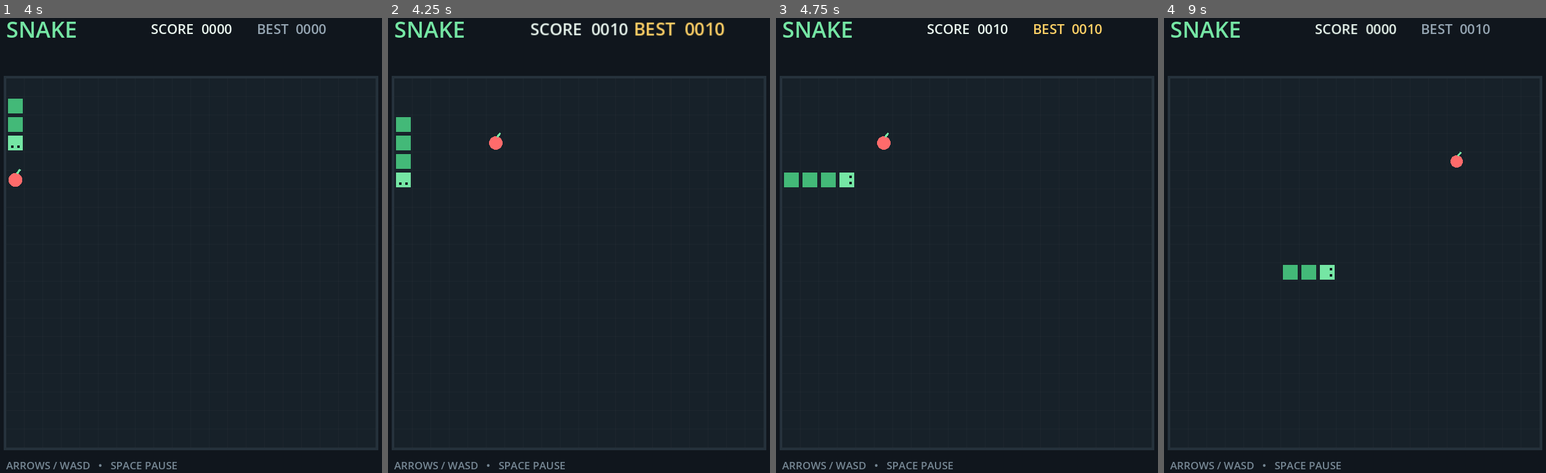
Above: before the commit, frames 1-4 (left to right).
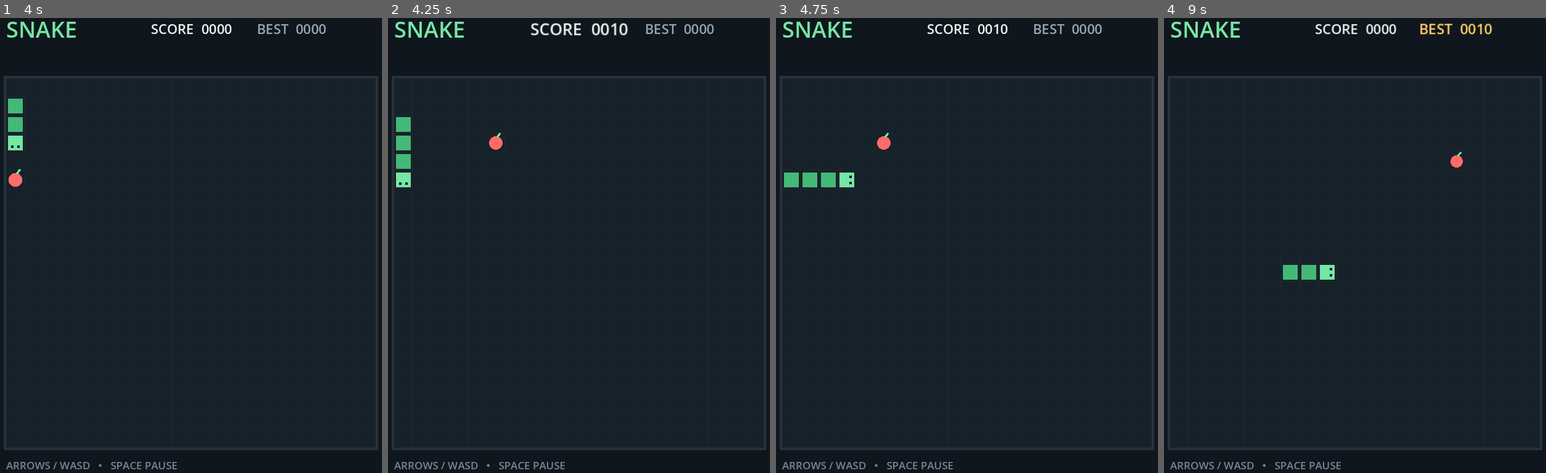
Above: after the commit, the same moments.

Repository: 1iuke/snake
Game: Godot game, scene res://game/main.tscn
Two runs of this game, one before a commit and one after it. Both use one fixed random seed, a clock stepped at 60 frames per second and the inputs below.
Inputs:
- Up to frame 1 (4 s): tap Enter (restart_game) at 0.5 s; hold W (move_up) 0.53-2.03 s; tap M at 0.6, 2.1, 3.6 s; tap E at 1.35, 2.85 s; hold A (move_left) 2.03-3.53 s; hold S (move_down) from 3.53 s (still down)
- Up to frame 2 (4.25 s): keep holding S (move_down); tap Enter (restart_game) at 4.15 s
- Up to frame 3 (4.75 s): release S (move_down) at 4.28 s; hold D (move_right) from 4.28 s (still down); tap E at 4.35 s
- Up to frame 4 (9 s): release D (move_right) at 5.03 s; hold W (move_up) 5.03-5.78 s; tap M at 5.1, 6.6, 8.1 s; hold D (move_right) 5.78-8.03 s; tap E at 5.85, 7.35, 8.85 s; hold S (move_down) 8.03-8.78 s; tap Enter (restart_game) at 8.75 s; hold A (move_left) from 8.78 s (still down)

Frame 1 is identical in both runs. In frame 2, 0.5% of the frame differs, in the area x 64-89%, y 0-4%; in frame 3, 0.2%; in frame 4, 0.3%.

Commit message:
L17： Model

Diff:
--- a/game/main.gd
+++ b/game/main.gd
@@ -18,8 +18,8 @@
 var food_visual: Node2D
 
 var score := 0
-var high_score := 0
-var games_played:= 0
+var progress_model: ProgressModel
+
 @onready var move_timer: Timer = $MoveTimer
 
 
@@ -32,6 +32,9 @@
 var game_state := GameState.PLAYING
 
 func _ready() -> void:
+	progress_model = SnakeApp.get_model(ProgressModel.NAME) as ProgressModel
+	assert(progress_model != null, "ProgressModel is not registered")
+
 	randomize()
 	food_visual = FOOD_SCENE.instantiate()
 	add_child(food_visual)
@@ -63,21 +66,19 @@
 	if error != OK:
 		push_warning("Could not load high score: %s" % error)
 		return
-
-
-	high_score = maxi(
+	progress_model.high_score = maxi(
 		0,
 		int(config.get_value("scores", "high_score", 0))
 	)
-	games_played = maxi(
+	progress_model.games_played = maxi(
 		0,
 		int(config.get_value("stats", "games_played", 0))
 	)
 
 func save_progress() -> void:
 	var config := ConfigFile.new()
-	config.set_value("scores", "high_score", high_score)
-	config.set_value("stats", "games_played", games_played )
+	config.set_value("scores", "high_score", progress_model.high_score)
+	config.set_value("stats", "games_played", progress_model.games_played )
 	var error := config.save(SAVE_PATH)
 	if error != OK:
 		push_error("Could not save high score: %s" % error)
@@ -87,7 +88,7 @@
 	direction = Vector2i.RIGHT
 	queued_direction = direction
 	score = 0
-	score_changed.emit(score, high_score)
+	score_changed.emit(score, progress_model.high_score)
 	set_game_state(GameState.PLAYING)
 	move_timer.start(rules.start_speed)
 	spawn_food()
@@ -138,8 +139,8 @@
 	if ate_food:
 		eat_sound.play()
 		score += rules.score_per_food
-		high_score = maxi(high_score, score)
-		score_changed.emit(score, high_score)
+		#progress_model.high_score = maxi(progress_model.high_score, score)
+		score_changed.emit(score, progress_model.high_score)
 		move_timer.wait_time = maxf(
 			rules.min_speed,
 			rules.start_speed - score * rules.speed_up_per_point)
@@ -173,8 +174,8 @@
 func finish_game() -> void:
 	move_timer.stop()
 	set_game_state(GameState.GAME_OVER)
-	high_score = maxi(high_score, score)
-	games_played += 1
+	progress_model.high_score = maxi(progress_model.high_score, score)
+	progress_model.games_played += 1
 	save_progress()
 	queue_redraw()
 
@@ -238,3 +239,5 @@
 func _on_move_timer_timeout() -> void:
 	if game_state == GameState.PLAYING:
 		step_game()
+func _exit_tree() -> void:
+	progress_model = null
--- /dev/null
+++ b/scripts/models/progress_model.gd
@@ -0,0 +1,10 @@
+class_name ProgressModel extends AbstractModel
+
+const NAME:String = "ProgressModel"
+var high_score := 0
+var games_played := 0
+
+func get_model_name() -> String: return NAME
+
+func init():
+	pass
--- a/scripts/snake_app.gd
+++ b/scripts/snake_app.gd
@@ -1,4 +1,4 @@
 class_name SnakeAppArchitecture extends Architecture
 
 func init():
-	pass
+	register_model(ProgressModel.new())
Not shown, added: scripts/models/progress_model.gd.uid
Not shown, added: lessons/0017-qframework-first-model.html
